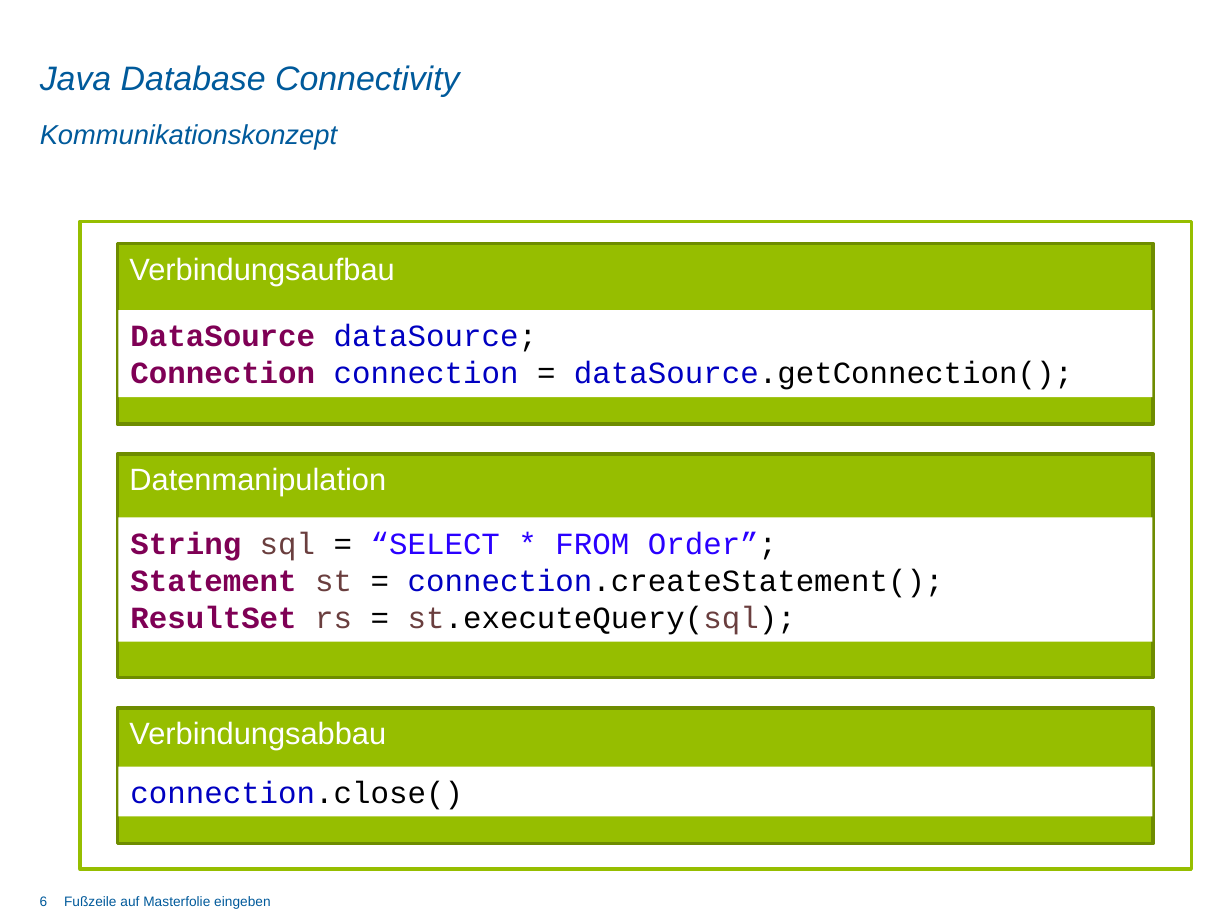
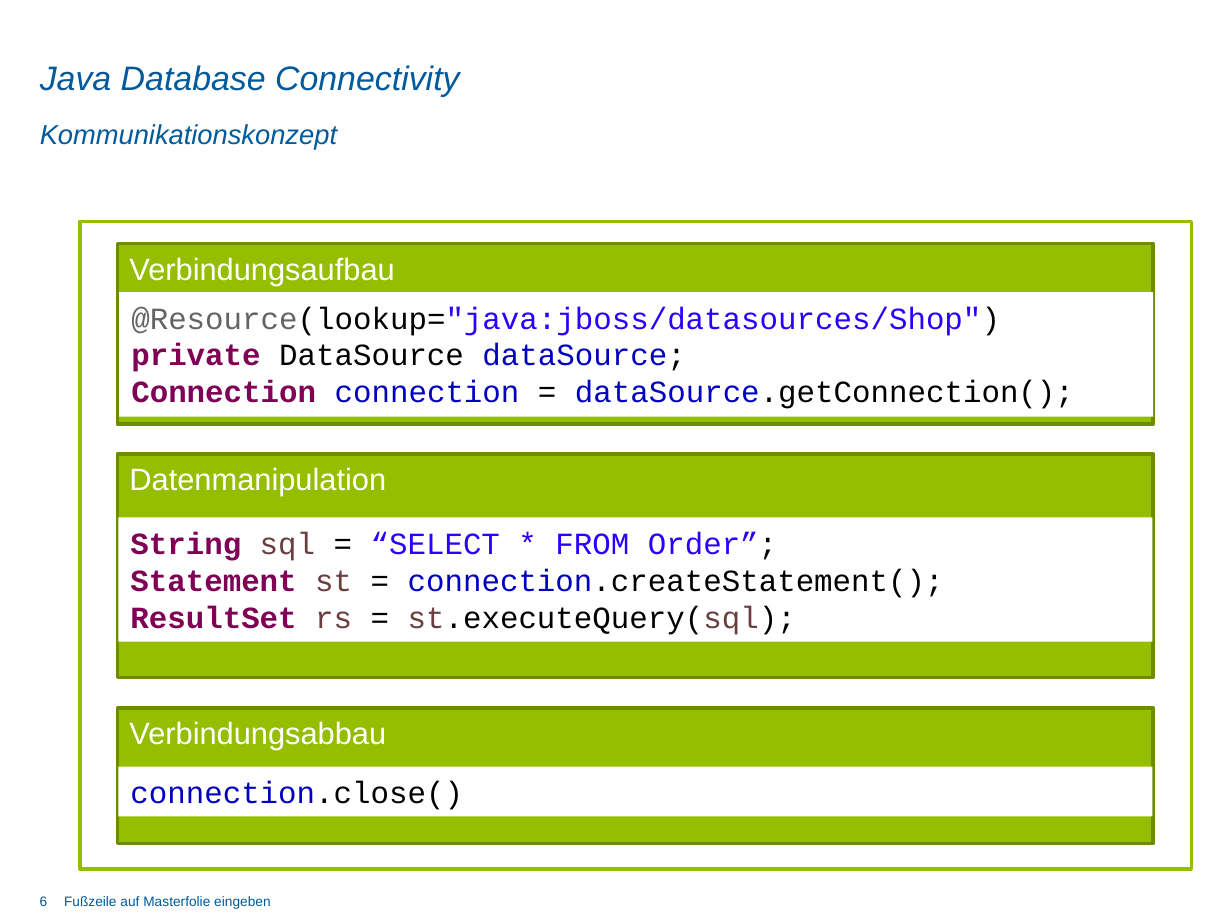
Before and after one commit to chw9022/iis_thema_1, a slide deck: slide 6 of Präsentation/Präsentation_V1.pptx. Drawn at 1232x924 pixels with LibreOffice and Linux fonts; fonts in the diff are those of the drawing; background and template pictures are left out. Boxes give left, top, right and bottom in pixels: in the first picture for what was removed or moved away, otherwise in the second. Text is boxed around its words. In the diff, an @@ line names an element or a change of style, - is before the commit and + after.

```diff
--- a/Präsentation/Präsentation_V1.pptx
+++ b/Präsentation/Präsentation_V1.pptx
@@ rectangle "@Resource(lookup="java:jboss/datasources/Shop")": place and size @@
-rectangle "@Resource(lookup="java:jboss/datasources/Shop")" at (118, 310, 1152, 398)
+rectangle "@Resource(lookup="java:jboss/datasources/Shop")" at (120, 292, 1153, 416)
@@ text in rectangle at (131, 306, 1000, 372): text changed; text colour #7F0055 to #2A00FF @@
-DataSource dataSource;
+@Resource(lookup="java:jboss/datasources/Shop")
+private DataSource dataSource;
```
Also in this commit, not shown: 1 other slide changed, 3 other files.
